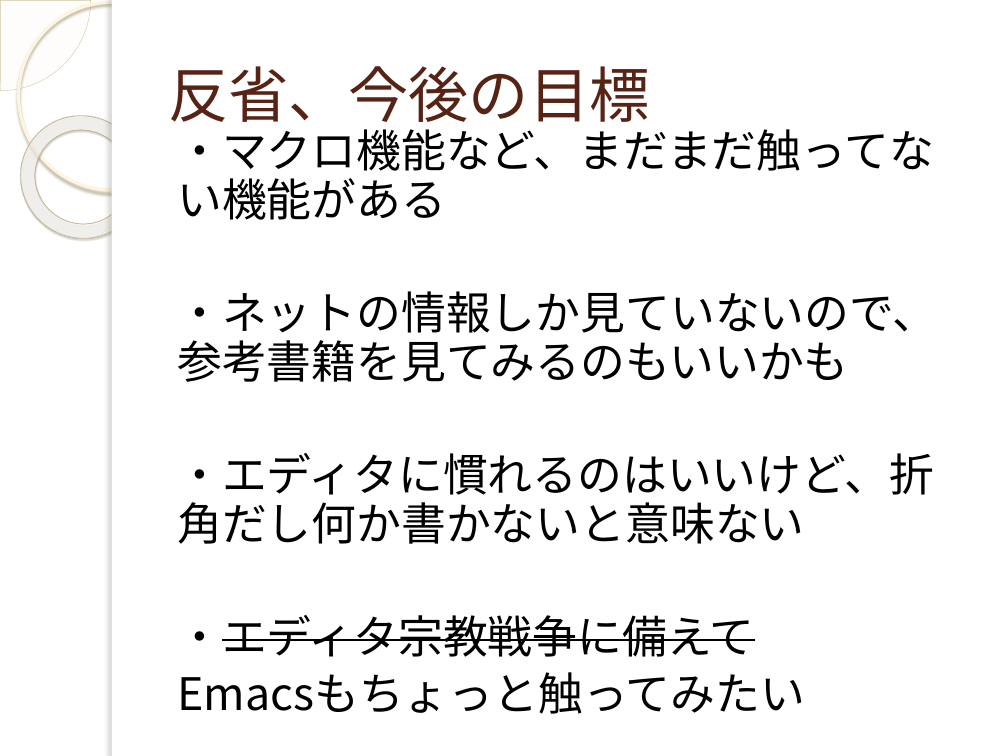
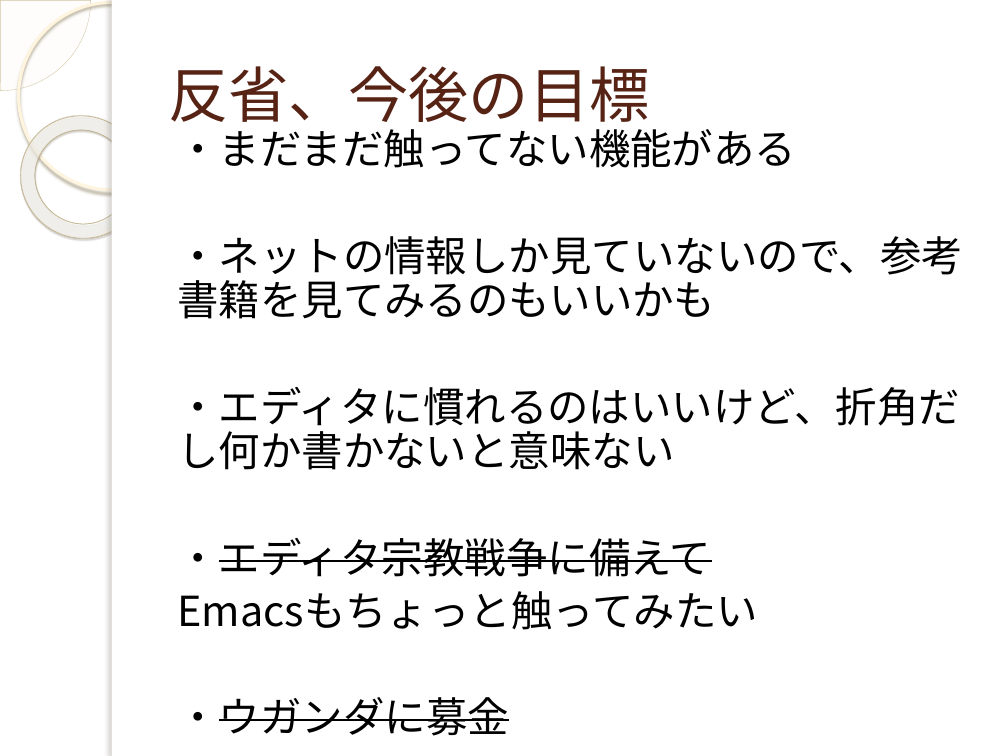
Before and after one commit to yuridonus/FEstudy, a slide deck: slide 37 of vimmer.pptx. Drawn at 1008x756 pixels with LibreOffice and Linux fonts; fonts in the diff are those of the drawing; background and template pictures are left out. Boxes give left, top, right and bottom in pixels: in the first picture for what was removed or moved away, otherwise in the second. Text is boxed around its words. In the diff, an @@ line names an element or a change of style, - is before the commit and + after.

```diff
--- a/vimmer.pptx
+++ b/vimmer.pptx
@@ text at [177, 129, 796, 168]: text changed; size 32 to 29.6 pt @@
-・マクロ機能など、まだまだ触ってない機能がある
+・まだまだ触ってない機能がある
@@ text at [177, 236, 963, 630]: size 32 to 29.6 pt in "・ネットの情報しか見ていないので、参考書籍を見てみるのもいいかも", "・エディタに慣れるのはいいけど、折角だし何か書かないと意味ない", "・エディタ宗教戦争に備えて", "Emacsもちょっと触ってみたい" @@
@@ text at [177, 697, 509, 736]: paragraph added @@
+・ウガンダに募金
```
Also in this commit, not shown: 2 other slides changed, 3 other files.
